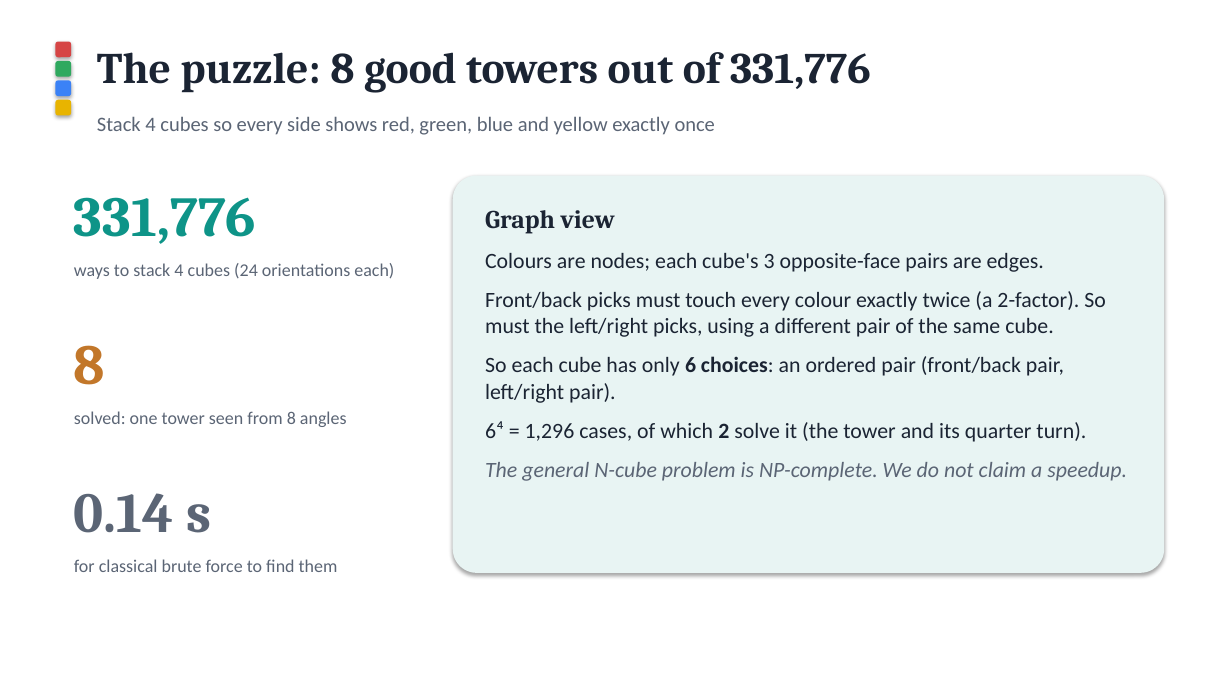
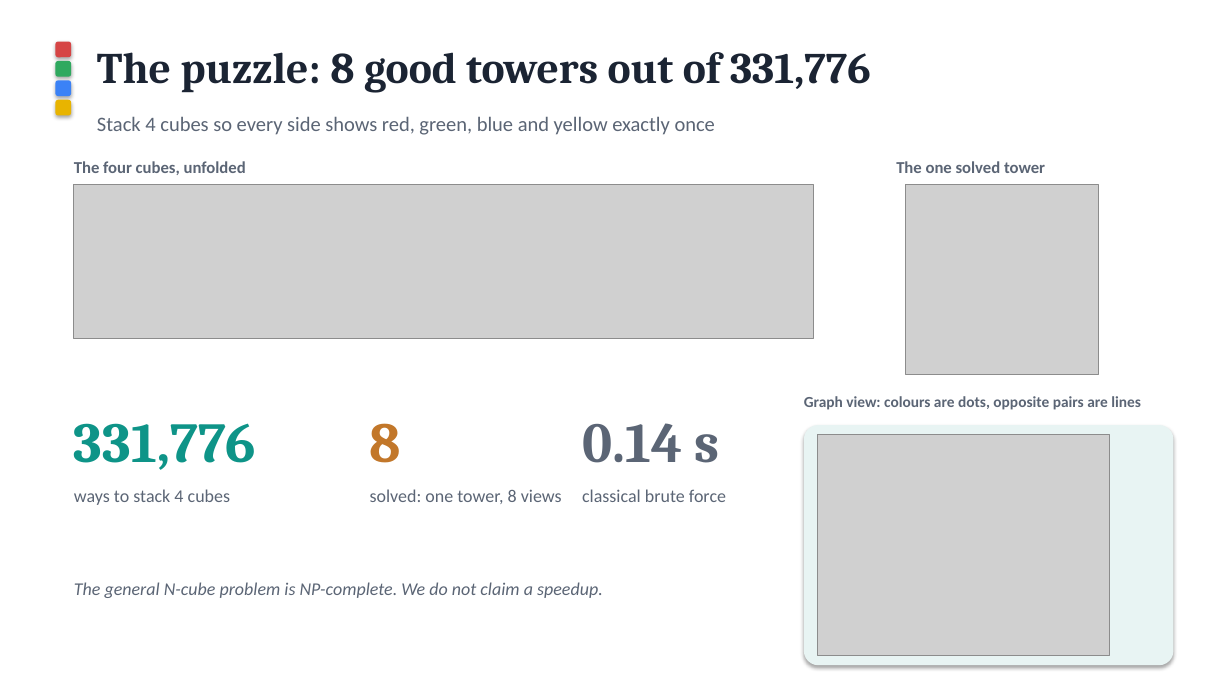
Before and after one commit to rmohanty521/qiskit, a slide deck: slide 2 of slides.pptx. Drawn at 1232x693 pixels with LibreOffice and Linux fonts; fonts in the diff are those of the drawing; grey boxes stand for pictures. Boxes give left, top, right and bottom in pixels: in the first picture for what was removed or moved away, otherwise in the second. Text is boxed around its words. In the diff, an @@ line names an element or a change of style, - is before the commit and + after.

```diff
--- a/slides.pptx
+++ b/slides.pptx
@@ text added at [74, 161, 246, 175], 13 pt, text #5B6575, bold @@
+The four cubes, unfolded
@@ rounded rectangle removed at [453, 176, 1165, 573] @@
@@ text added at [896, 161, 1045, 173], 13 pt, text #5B6575, bold @@
+The one solved tower
@@ picture added at [74, 185, 813, 339] @@
@@ picture added at [906, 185, 1099, 374] @@
@@ text removed at [485, 210, 1127, 481] @@
-Graph view
-Colours are nodes; each cube's 3 opposite-face pairs are edges.
-Front/back picks must touch every colour exactly twice (a 2-factor). So must the left/right picks, using a different pair of the same cube.
-So each cube has only 6 choices: an ordered pair (front/back pair, left/right pair).
-6⁴ = 1,296 cases, of which 2 solve it (the tower and its quarter turn).
-The general N-cube problem is NP-complete. We do not claim a speedup.
@@ text removed at [74, 263, 394, 279] @@
-ways to stack 4 cubes (24 orientations each)
@@ text "331,776": place and size @@
-text "331,776" at [74, 197, 256, 244]
+text "331,776" at [74, 423, 256, 470]
@@ text "8": place and size @@
-text "8" at [74, 345, 105, 385]
+text "8" at [370, 423, 401, 463]
@@ text "0.14 s": place and size @@
-text "0.14 s" at [74, 493, 211, 533]
+text "0.14 s" at [582, 423, 720, 463]
@@ text added at [804, 396, 1141, 410], 12 pt, text #5B6575, bold @@
+Graph view: colours are dots, opposite pairs are lines
@@ rounded rectangle added at [804, 425, 1174, 665], fill #E8F4F3 @@
@@ picture added at [818, 434, 1110, 656] @@
@@ text at [74, 489, 230, 505]: text changed @@
-for classical brute force to find them
+ways to stack 4 cubes
@@ text at [370, 489, 562, 504]: text changed @@
-solved: one tower seen from 8 angles
+solved: one tower, 8 views
@@ text added at [582, 489, 726, 502], 14 pt, text #5B6575 @@
+classical brute force
@@ text added at [74, 582, 603, 598], 14 pt, text #5B6575, italic @@
+The general N-cube problem is NP-complete. We do not claim a speedup.
```
Also in this commit, not shown: 1 other slide changed, 6 other files.
